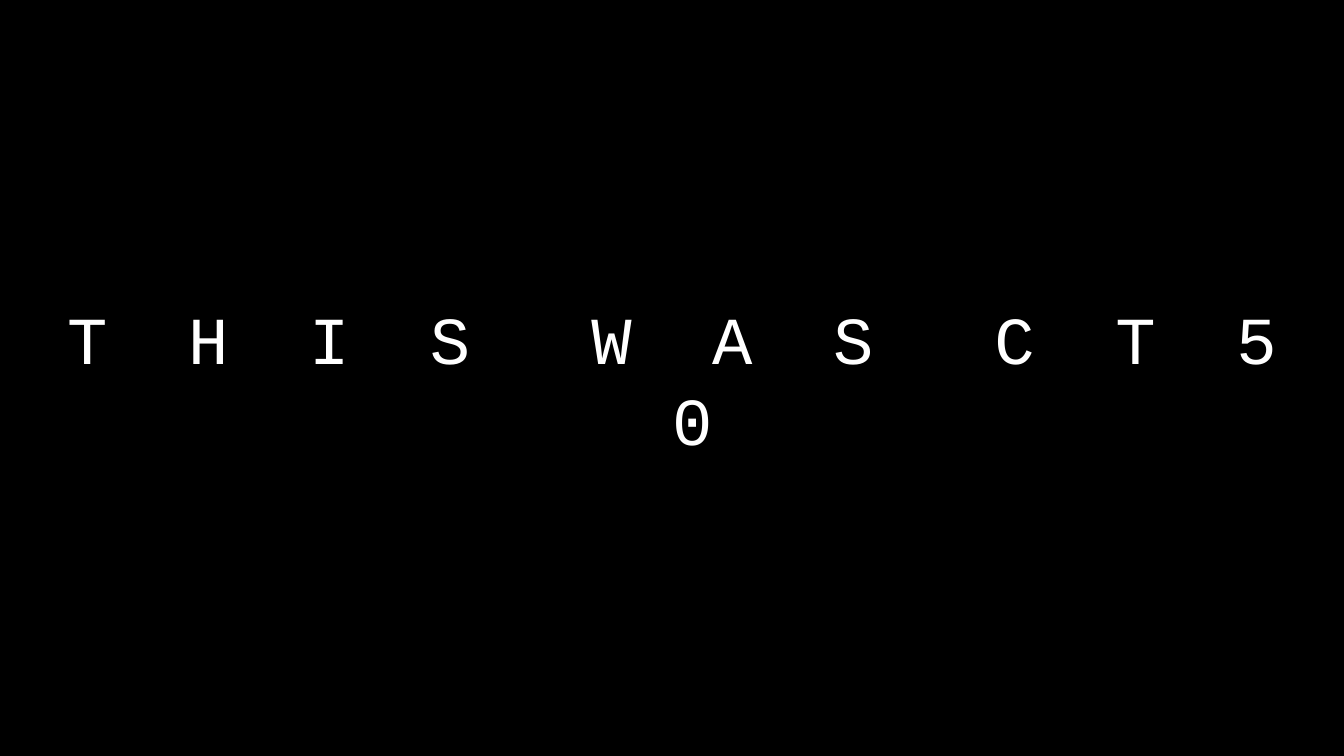
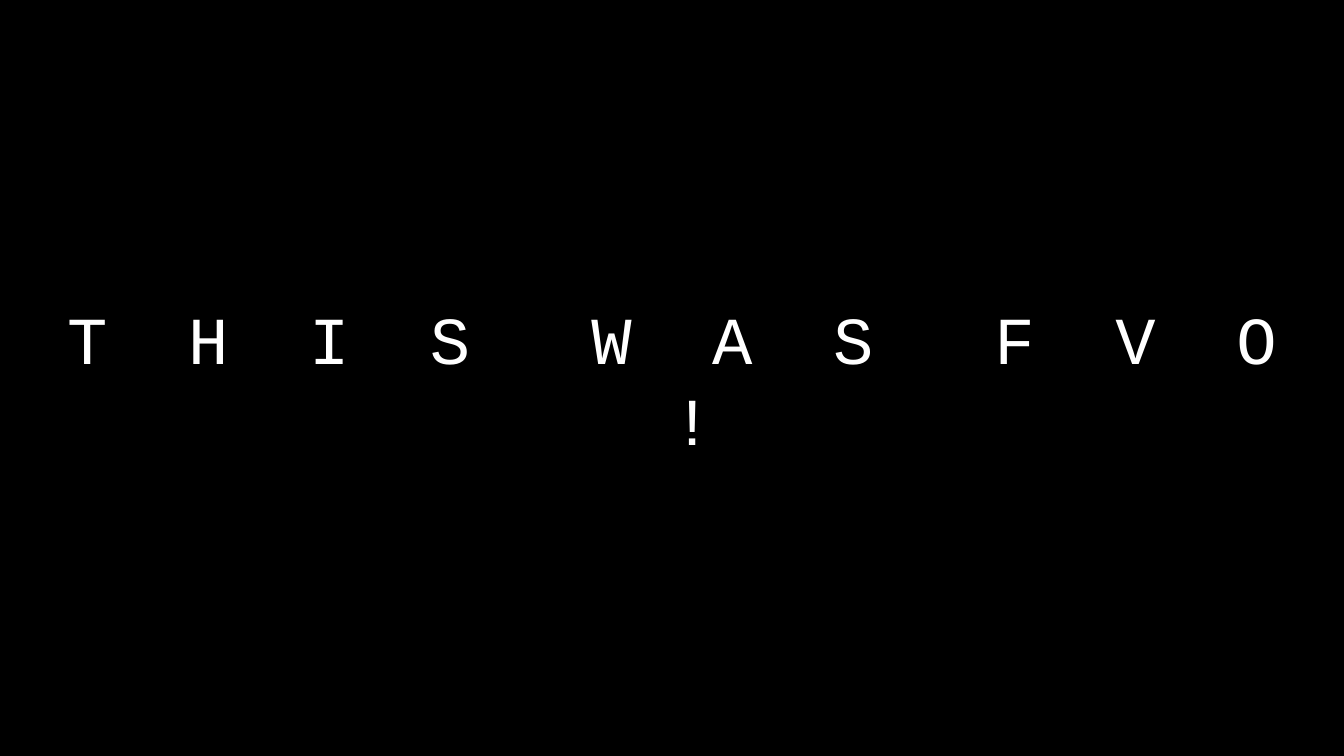
Before and after one commit to SQ4007-2025/website, a slide deck: slide 166 of lectures/slides_3.pptx. Drawn at 1344x756 pixels with LibreOffice and Linux fonts; fonts in the diff are those of the drawing. Boxes give left, top, right and bottom in pixels: in the first picture for what was removed or moved away, otherwise in the second. Text is boxed around its words. In the diff, an @@ line names an element or a change of style, - is before the commit and + after.

```diff
--- a/lectures/slides_3.pptx
+++ b/lectures/slides_3.pptx
@@ title at (67,319,1276,365): text changed @@
-T H I S W A S C T 5 0
+T H I S W A S F V O !
```
Also in this commit, not shown: 10 other slides changed, 2 slides added, 1 slide removed, 4 other files.
